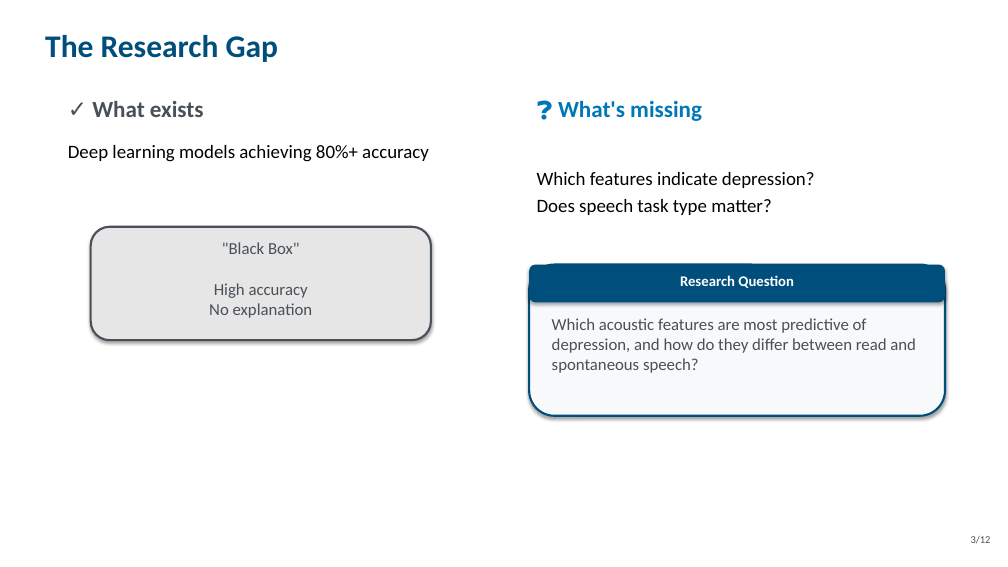
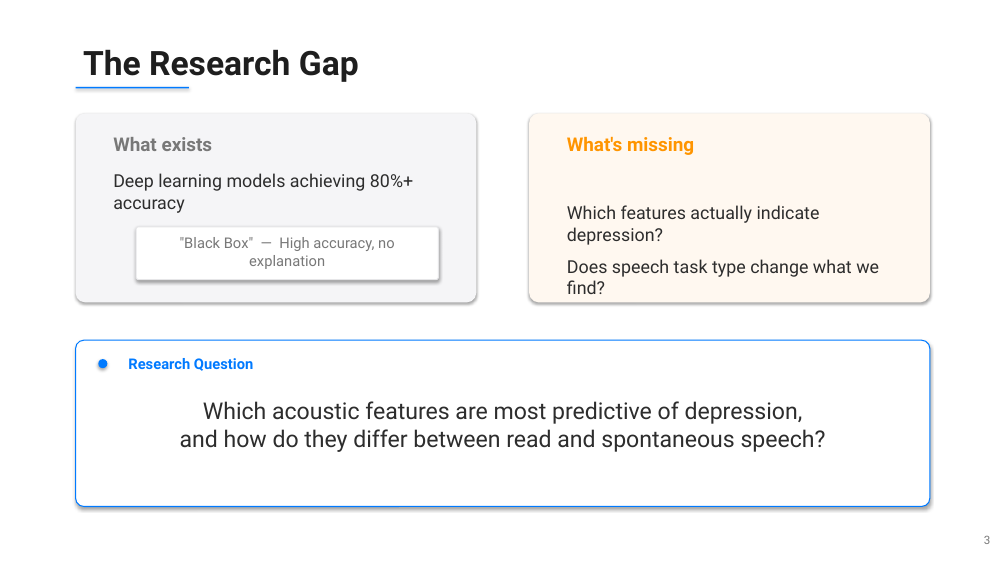
Before and after one commit to NileC03/dissertation, a slide deck: slide 3 of presentation/slides.pptx. Drawn at 1008x567 pixels with LibreOffice and Linux fonts; fonts in the diff are those of the drawing. Boxes give left, top, right and bottom in pixels: in the first picture for what was removed or moved away, otherwise in the second. Text is boxed around its words. In the diff, an @@ line names an element or a change of style, - is before the commit and + after.

Commit message:
Redesign slides: clean modern style (Apple keynote inspired)

```diff
--- a/presentation/slides.pptx
+++ b/presentation/slides.pptx
@@ text "The Research Gap": place and size @@
-text "The Research Gap" at <box>45,35,278,62</box>
+text "The Research Gap" at <box>83,49,359,82</box>
@@ text "The Research Gap" at <box>83,49,359,82</box>: size 30 to 32 pt, font Calibri to Roboto, text colour #004E7C to #1E1E1E @@
@@ rectangle added at <box>76,87,189,88</box>, fill #007AFF @@
@@ rounded rectangle added at <box>76,113,476,302</box>, fill #F5F5F7 @@
@@ rounded rectangle: place and size @@
-rounded rectangle at <box>529,265,945,416</box>
+rounded rectangle at <box>529,113,930,302</box>
@@ rounded rectangle at <box>529,113,930,302</box>: fill #F8F9FA to #FFF8F0; outline #004E7C 2 pt to none; proportions changed @@
@@ text at <box>113,137,213,151</box>: text changed; size 22 to 18 pt; font Calibri to Roboto; text colour #495057 to #787878 @@
-✓ What exists
+What exists
@@ text at <box>567,136,694,155</box>: text changed; size 22 to 18 pt; font Calibri to Roboto; text colour #0077B6 to #FF9500 @@
-❓ What's missing
+What's missing
@@ text "Deep learning models achieving 80%+ ...": place and size @@
-text "Deep learning models achieving 80%+ ..." at <box>68,145,429,162</box>
+text "Deep learning models achieving 80%+ ..." at <box>113,173,413,213</box>
@@ text "Deep learning models achieving 80%+ ..." at <box>113,173,413,213</box>: size 18 to 17 pt, font Calibri to Roboto, text colour #000000 to #2D2D2D @@
@@ text at <box>567,205,879,277</box>: text changed; size 18 to 17 pt; font Calibri to Roboto; text colour #000000 to #2D2D2D @@
-Which features indicate depression?
-Does speech task type matter?
+Which features actually indicate depression?
+Does speech task type change what we find?
@@ rounded rectangle: place and size @@
-rounded rectangle at <box>91,227,431,340</box>
+rounded rectangle at <box>136,227,439,280</box>
@@ rounded rectangle at <box>136,227,439,280</box>: fill #E6E6E6 to #FFFFFF; outline #495057 2 pt to #E6E6E8 1 pt; proportions changed @@
@@ text at <box>180,237,395,269</box>: text changed; size 16 to 14 pt; font Calibri to Roboto; text colour #495057 to #787878 @@
-"Black Box"
-High accuracy
-No explanation
+"Black Box" — High accuracy, no explanation
@@ rounded rectangle removed at <box>529,265,945,302</box> @@
@@ text removed at <box>672,279,802,288</box> @@
-Research Question
@@ rounded rectangle added at <box>76,340,930,507</box>, fill #FFFFFF, outline #007AFF 1 pt @@
@@ ellipse added at <box>98,359,107,368</box>, fill #007AFF @@
@@ text "Research Question": place and size @@
-text "Research Question" at <box>680,275,794,288</box>
+text "Research Question" at <box>128,358,253,371</box>
@@ text "Research Question" at <box>128,358,253,371</box>: size 16 to 14 pt, font Calibri to Roboto, text colour #FFFFFF to #007AFF; alignment centre to left @@
@@ text "Which acoustic features are most ...": place and size @@
-text "Which acoustic features are most ..." at <box>552,318,916,373</box>
+text "Which acoustic features are most ..." at <box>180,401,826,452</box>
@@ text "Which acoustic features are most ..." at <box>180,401,826,452</box>: size 16 to 22 pt, font Calibri to Roboto, text colour #495057 to #2D2D2D; alignment left to centre @@
@@ text at <box>984,536,990,544</box>: text changed; size 10 to 11 pt; font Calibri to Roboto; text colour #495057 to #787878 @@
-3/12
+3
```
Also in this commit, not shown: 11 other slides changed, 1 other file.
